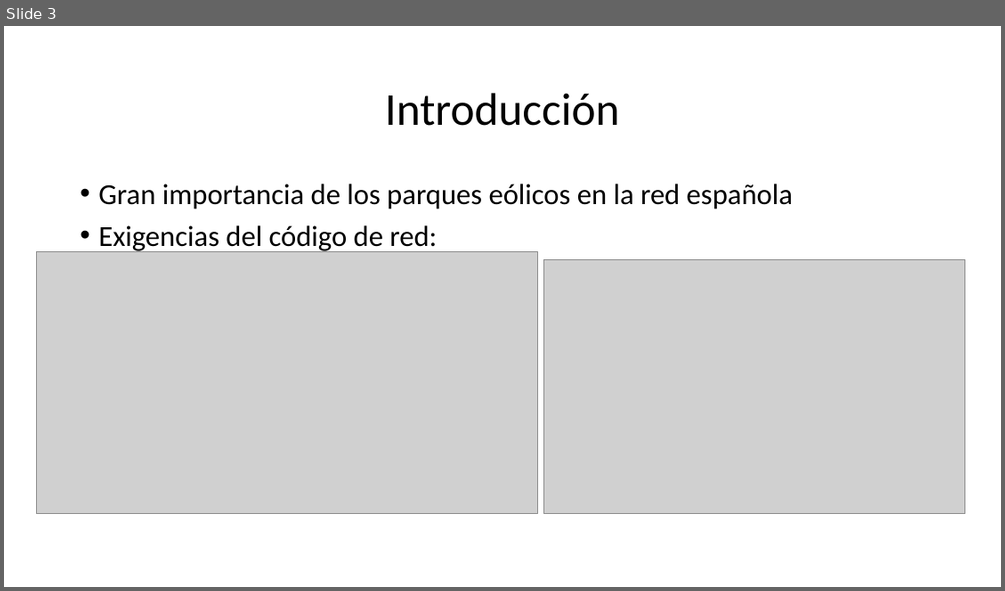
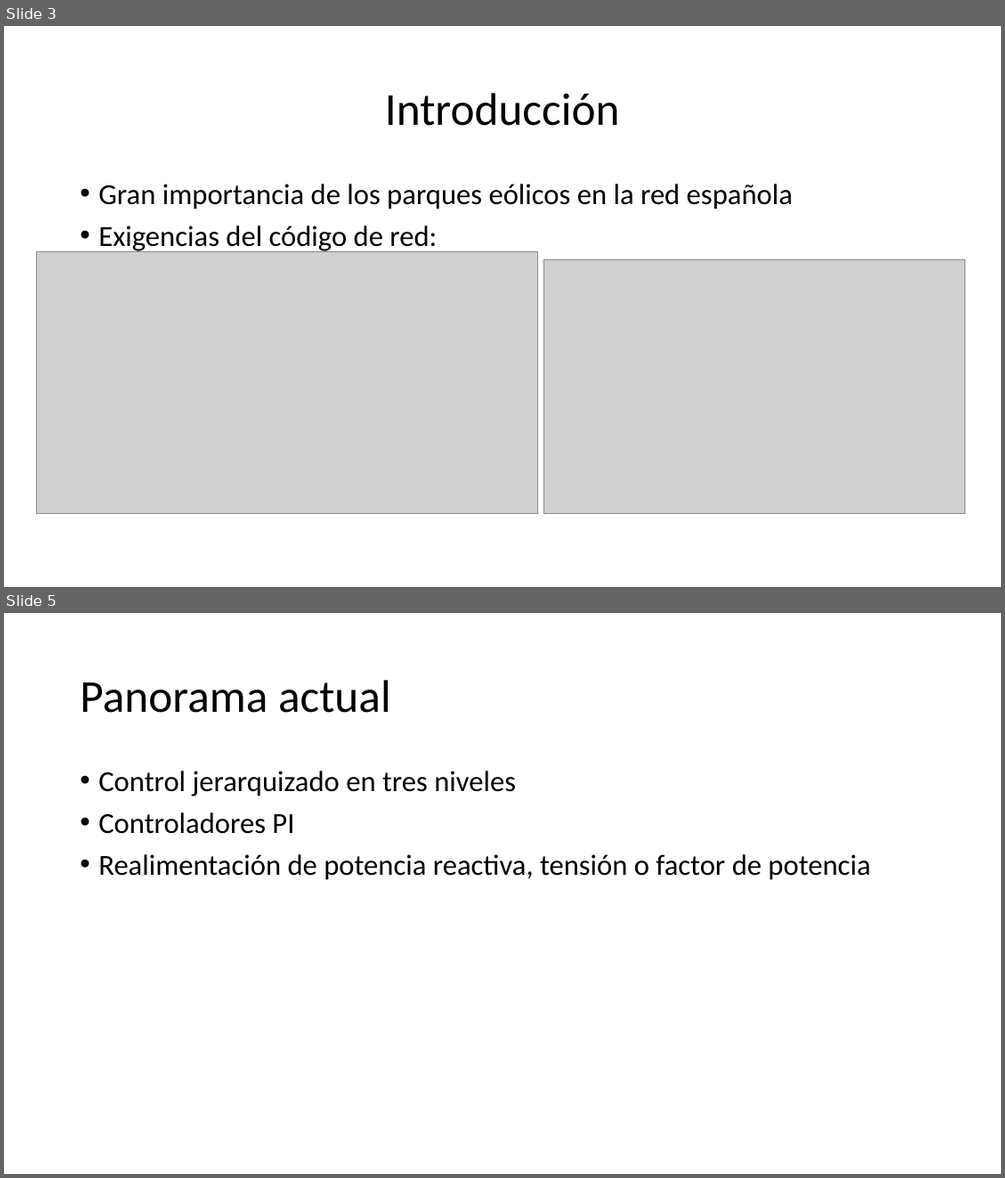
Before and after one commit to EmilioLdelaFuente/tfg, a slide deck: tfgPP.pptx. Shown one above the other, each under a label of ours: slide 3 before the commit, slides 3 and 5 after it; the slides between them are not shown. The pictures are 1005x591 and 1005x1178 pixels, drawn with LibreOffice and Linux fonts; fonts in the diff are those of the drawing; grey boxes stand for pictures. Boxes give left, top, right and bottom in pixels: in the first picture for what was removed or moved away, otherwise in the second. Text is boxed around its words. In the diff, an @@ line names an element or a change of style, - is before the commit and + after.

```diff
--- a/tfgPP.pptx
+++ b/tfgPP.pptx
@@ slide 5 added at [4,613,1001,1174], background #FFFFFF @@
@@ title added at [80,680,391,713], 44 pt, text #000000 @@
+Panorama actual
@@ text added at [98,771,870,880], 28 pt, text #000000 @@
+• Control jerarquizado en tres niveles
+• Controladores PI
+• Realimentación de potencia reactiva, tensión o factor de potencia
```
Also in this commit, not shown: 1 slide changed, 3 other slides added.
